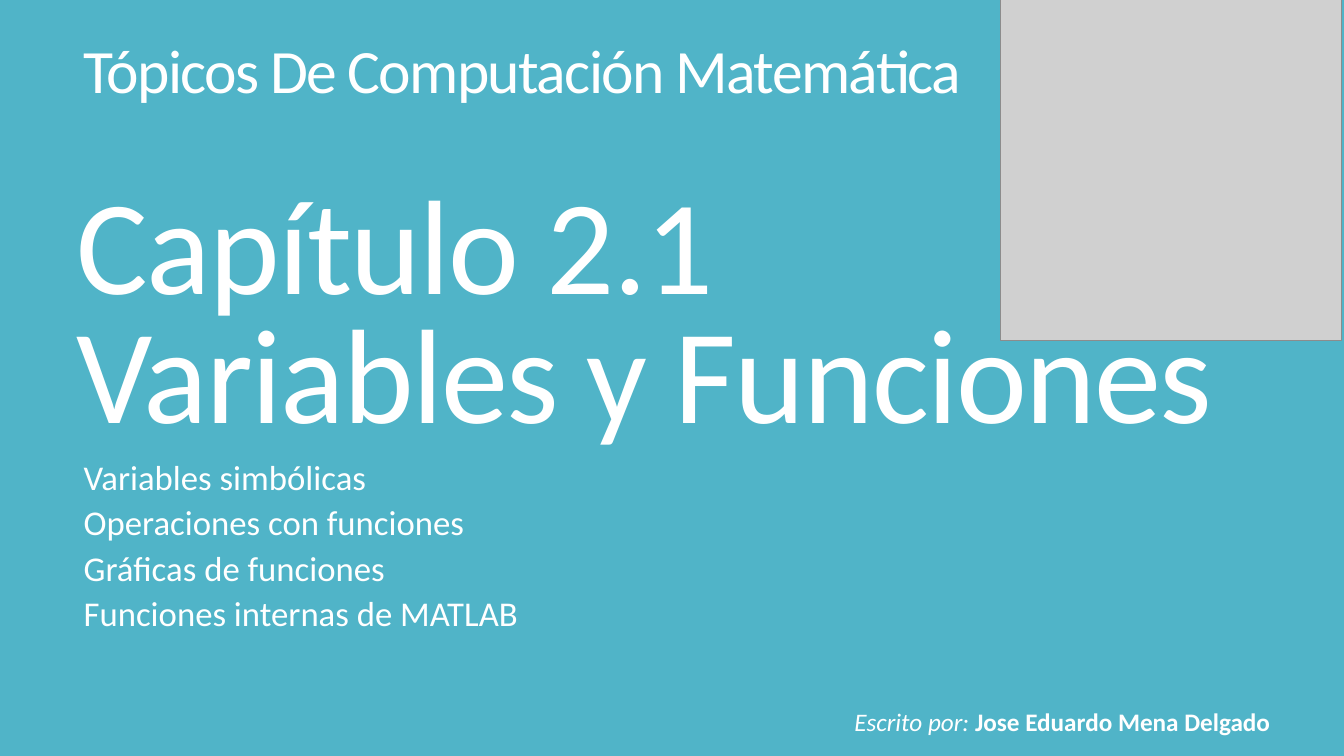
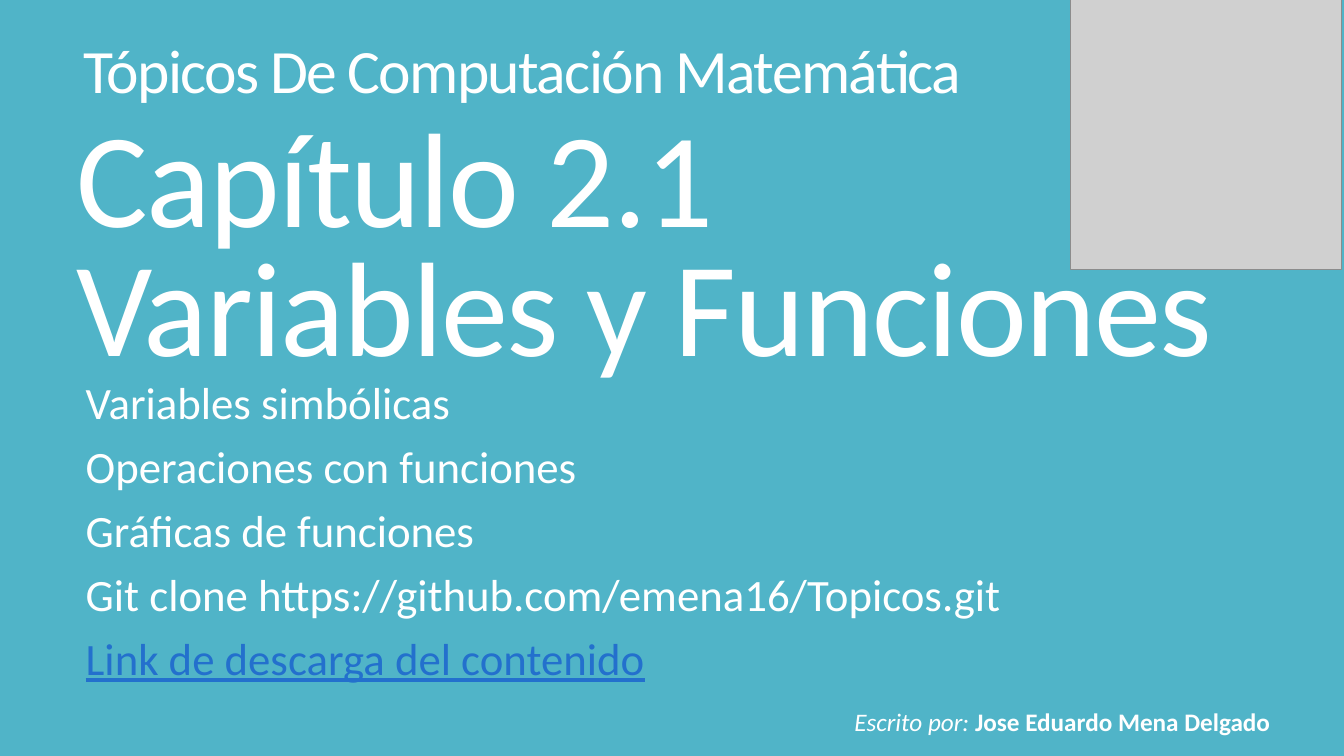
Before and after one commit to emena16/Topicos, a slide deck: slide 1 of Capitulo2_JoseMenaDelgado/Variables Funciones y Graficas.pptx. Drawn at 1344x756 pixels with LibreOffice and Linux fonts; fonts in the diff are those of the drawing; grey boxes stand for pictures. Boxes give left, top, right and bottom in pixels: in the first picture for what was removed or moved away, otherwise in the second. Text is boxed around its words. In the diff, an @@ line names an element or a change of style, - is before the commit and + after.

Commit message:
cambios en los hiper vinculos

```diff
--- a/Capitulo2_JoseMenaDelgado/Variables Funciones y Graficas.pptx
+++ b/Capitulo2_JoseMenaDelgado/Variables Funciones y Graficas.pptx
@@ picture: place and size @@
-picture at bbox=[1001, 0, 1342, 340]
+picture at bbox=[1071, 0, 1341, 269]
@@ title "Capítulo 2.1 Variables y Funciones": place and size @@
-title "Capítulo 2.1 Variables y Funciones" at bbox=[77, 200, 1212, 445]
+title "Capítulo 2.1 Variables y Funciones" at bbox=[77, 133, 1212, 378]
@@ subtitle "Variables simbólicas": place and size @@
-subtitle "Variables simbólicas" at bbox=[84, 466, 518, 626]
+subtitle "Variables simbólicas" at bbox=[86, 388, 1000, 683]
@@ subtitle at bbox=[86, 388, 576, 548]: size 24.8 to 32 pt in "Variables simbólicas", "Operaciones con funciones", "Gráficas de funciones"; line spacing 0.65 to 0.85 @@
@@ subtitle at bbox=[86, 580, 1000, 683]: text changed; size 24.8 to 32 pt @@
-Funciones internas de MATLAB
+Git clone https://github.com/emena16/Topicos.git
+Link de descarga del contenido
```
